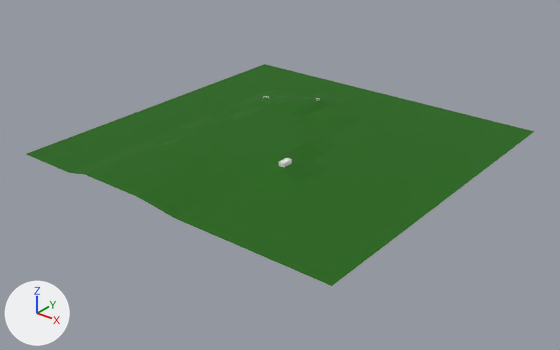
The glTF model Fields_of_Smoke/assets/structures/hill_1.glb: old version first, new version second.
Both versions are drawn from a 50 mm camera at (607.0, -965.0, 427.0) aimed at (6.0, -213.0, -39.0). Every picture has the same lights, and +X, +Y and +Z are marked at lower left. The picture after the commit comes second. Objects named as collision shapes, trigger or cutter boxes, shadow casters or lower levels of detail are left out. Where no turn or scale is listed for an object, it has been applied to the vertices. Vertices at exactly the same position are counted once.
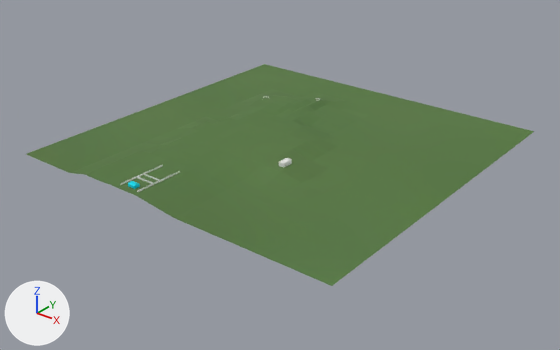
Edits to the bpy script that builds the scene:
```text
Add img_grass_2:
    img_grass_2 = load_image('grass_2', '_unpacked/grass_2', 1080, 1080, 'sRGB')
Add mat_grass_001:
    mat_grass_001 = principled_material('Grass.001')
    mat_grass_001.texture = img_grass_2
    mat_grass_001.roughness = 0.75
Add mat_material_001:
    mat_material_001 = principled_material('Material.001')
    mat_material_001.base_color = (0.0, 0.644, 0.8)  # cyan #00d2e7
    mat_material_001.roughness = 1.0
Add mat_material:
    mat_material = principled_material('Material')
    mat_material.base_color = (0.8, 0.8, 0.8)  # white #e7e7e7
Change me_plane:
    used by ob_plane; location = (0.4, -187.7, 0.0)
    remove me_plane.from_pydata(...)  # 420 vertices, 760 faces; spans x -250.0..250.0, y -250.0..250.0, z 0.0..15.0
    add me_plane.from_pydata(...)  # 454 vertices, 826 faces; spans x -250.0..250.0, y -250.0..250.0, z 0.0..15.0
    me_plane part 1
    5 vertices are removed from x -78.0..-62.0, y 78.0..125.0, z 11.0..15.0
    68 faces are deleted
    13 vertices in x -78.0..-31.0, y -250.0..78.0, z 7.0..9.0 move by (0.0, 0.0, 1.0)
    3 vertices in x -31.0..0.0, y -31.0..156.0, z 5.0..10.0 move by (-5.0, 0.0, 0.0)
    3 vertices in x 0.0, y 94.0..125.0, z 5.0 move by (-11.0, 0.0, -1.0)
    3 vertices in x 0.0, y 31.0..62.0, z 1.0..8.0 move by (-10.0, 0.0, 0.0)
    3 vertices in x 0.0, y 78.0..156.0, z 0.0..3.0 move by (-11.0, 0.0, 0.0)
    3 vertices in x -78.0, y -250.0..-188.0, z 7.0 move by (-8.0, 0.0, 1.0)
    11 vertices move from x -78.0..-31.0, y -250.0..141.0, z 5.0..15.0 to x -86.0..-32.0, y -250.0..141.0, z 5.0..14.0
    24 vertices are added at x -86.0..-47.0, y -250.0..156.0, z 1.0..15.0
    15 new vertices lie (8.0, 0.0, 0.0) away from vertices in x -94.0..-78.0, y -188.0..250.0, z 0.0..14.0
    134 new faces join them
    me_plane part 2: 4 kept faces spanning x -94.0..-78.0, y -250.0..-188.0, z 7.0..8.0 get new texture (UV) coordinates
    me_plane part 3: 692 faces spanning x -250.0..250.0, y -250.0..250.0, z 0.0..14.0 switch from mat_grass (dark green #1b6400) to mat_grass_001 (picture img_grass_2)
Add me_cube_006_1:
    me_cube_006_1.from_pydata(...)  # 126 vertices, 216 faces; spans x -8.06..4.46, y -0.24..8.22, z -2.67..2.79
    me_cube_006_1.materials.append(mat_material_001)  # cyan #00d2e7
Add me_cube_010:
    me_cube_010.from_pydata([(0.2, 35.0, -1.0), (0.2, 35.0, 1.0), (0.2, -35.0, -1.0), (0.2, -35.0, 1.0), (-0.2, 35.0, -1.0), (-0.2, 35.0, 1.0), (-0.2, -35.0, -1.0), (-0.2, -35.0, 1.0)], [], [(0, 1, 3), (0, 3, 2), (2, 3, 7), (2, 7, 6), (6, 7, 5), (6, 5, 4), (4, 5, 1), (4, 1, 0), (7, 3, 1), (7, 1, 5)])
Add me_cube_011:
    me_cube_011.from_pydata([(0.2, 35.0, -1.0), (0.2, 35.0, 1.0), (0.2, -35.0, -1.0), (0.2, -35.0, 1.0), (-0.2, 35.0, -1.0), (-0.2, 35.0, 1.0), (-0.2, -35.0, -1.0), (-0.2, -35.0, 1.0)], [], [(0, 1, 3), (0, 3, 2), (2, 3, 7), (2, 7, 6), (6, 7, 5), (6, 5, 4), (4, 5, 1), (4, 1, 0), (7, 3, 1), (7, 1, 5)])
    me_cube_011.materials.append(mat_material)  # white #e7e7e7
Add ob_house_2:
    ob_house_2 = bpy.data.objects.new('house_2', me_cube_006_1)
    ob_house_2.location = (-48.7, -426.9, 11.0)
Add ob_concrete_wall_4:
    ob_concrete_wall_4 = bpy.data.objects.new('concrete_wall_4', me_cube_010)
    ob_concrete_wall_4.location = (-65.8, -395.8, 9.2)
Add ob_concrete_wall_3:
    ob_concrete_wall_3 = bpy.data.objects.new('concrete_wall_3', me_cube_011)
    ob_concrete_wall_3.location = (-35.8, -395.8, 9.2)
```

Changed parts and their boxes (x1, y1, x2, y2) in the pictures (560 x 350 px):
'concrete_wall_3', added
    after: (137, 171, 180, 192)
'concrete_wall_4', added
    after: (120, 165, 163, 185)
'house_2', added
    after: (128, 181, 140, 189)
part 1 of me_plane, reshaped
    both: (104, 82, 380, 206)
part 2 of me_plane, surface changed
    before: (101, 168, 147, 189)
    after: (101, 167, 140, 184)
part 3 of me_plane, recoloured (lighter)
    both: (27, 64, 535, 286)
